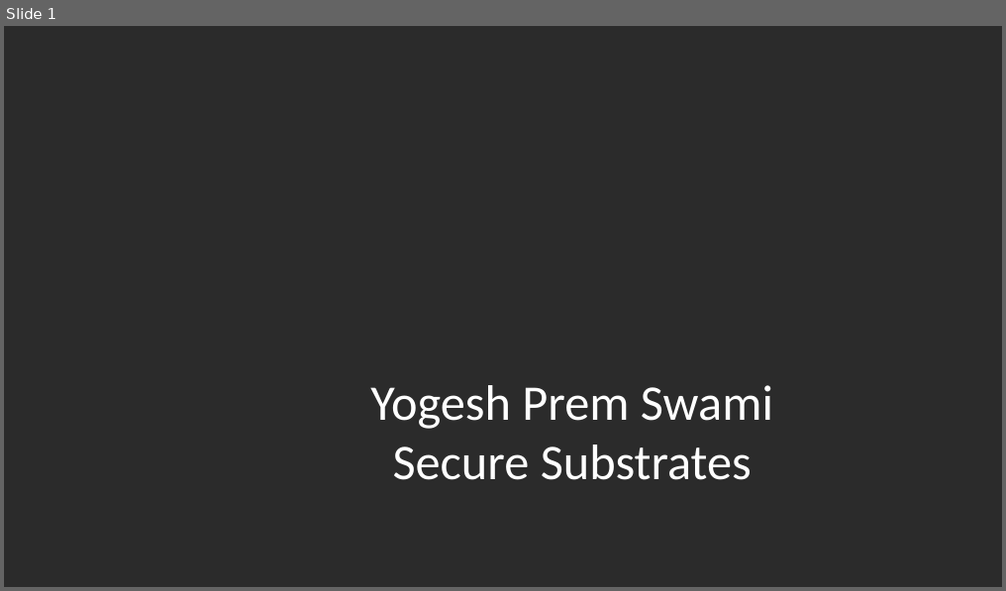
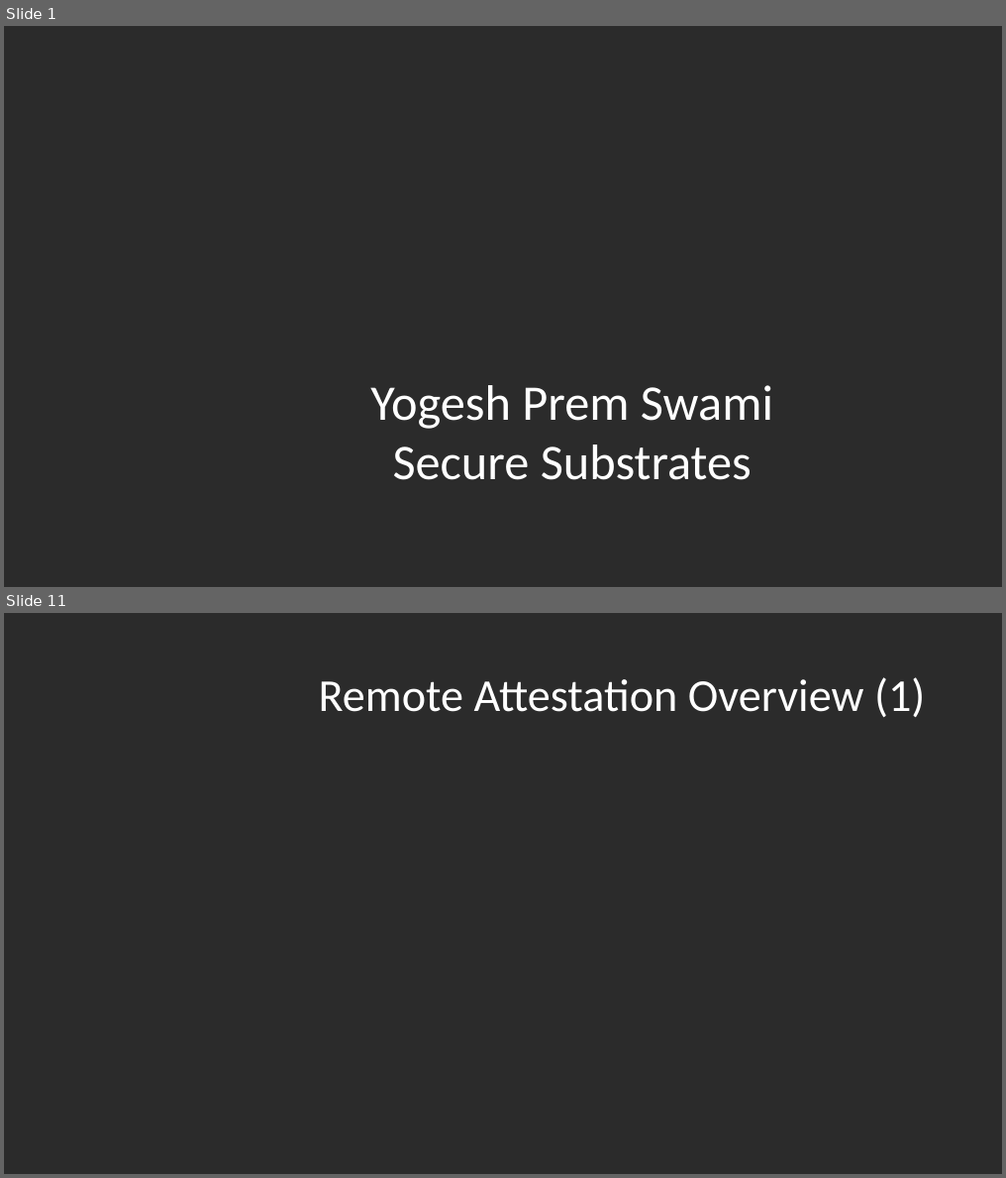
Before and after one commit to axelexic/sgx_remote_attestation_bh_17, a slide deck: presentation/bhusa17_yogesh_swami.pptx. Shown one above the other, each under a label of ours: slide 1 before the commit, slides 1 and 11 after it; the slides between them are not shown. The pictures are 1006x591 and 1006x1178 pixels, drawn with LibreOffice and Linux fonts; fonts in the diff are those of the drawing; background and template pictures are left out; a plain dark background stands for a picture behind light text. Boxes give left, top, right and bottom in pixels: in the first picture for what was removed or moved away, otherwise in the second. Text is boxed around its words. In the diff, an @@ line names an element or a change of style, - is before the commit and + after.

```diff
--- a/presentation/bhusa17_yogesh_swami.pptx
+++ b/presentation/bhusa17_yogesh_swami.pptx
@@ slide 11 added at [4, 613, 1002, 1174], background picture (left out) @@
@@ title added at [319, 677, 925, 717], 44 pt, text #FFFFFF @@
+Remote Attestation Overview (1)
```
Also in this commit, not shown: 2 slides changed, 14 other slides added, 1 slide removed, 1 other file.
